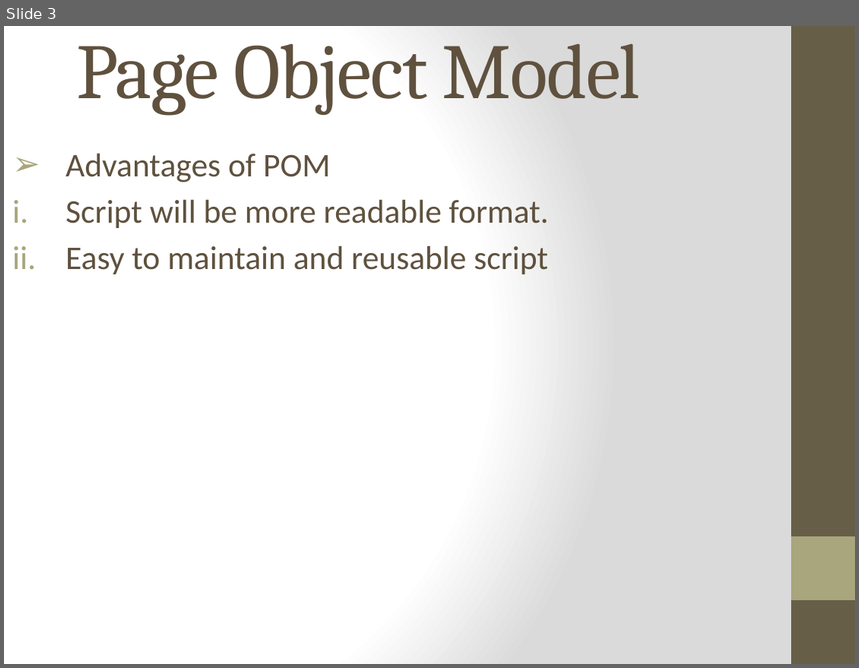
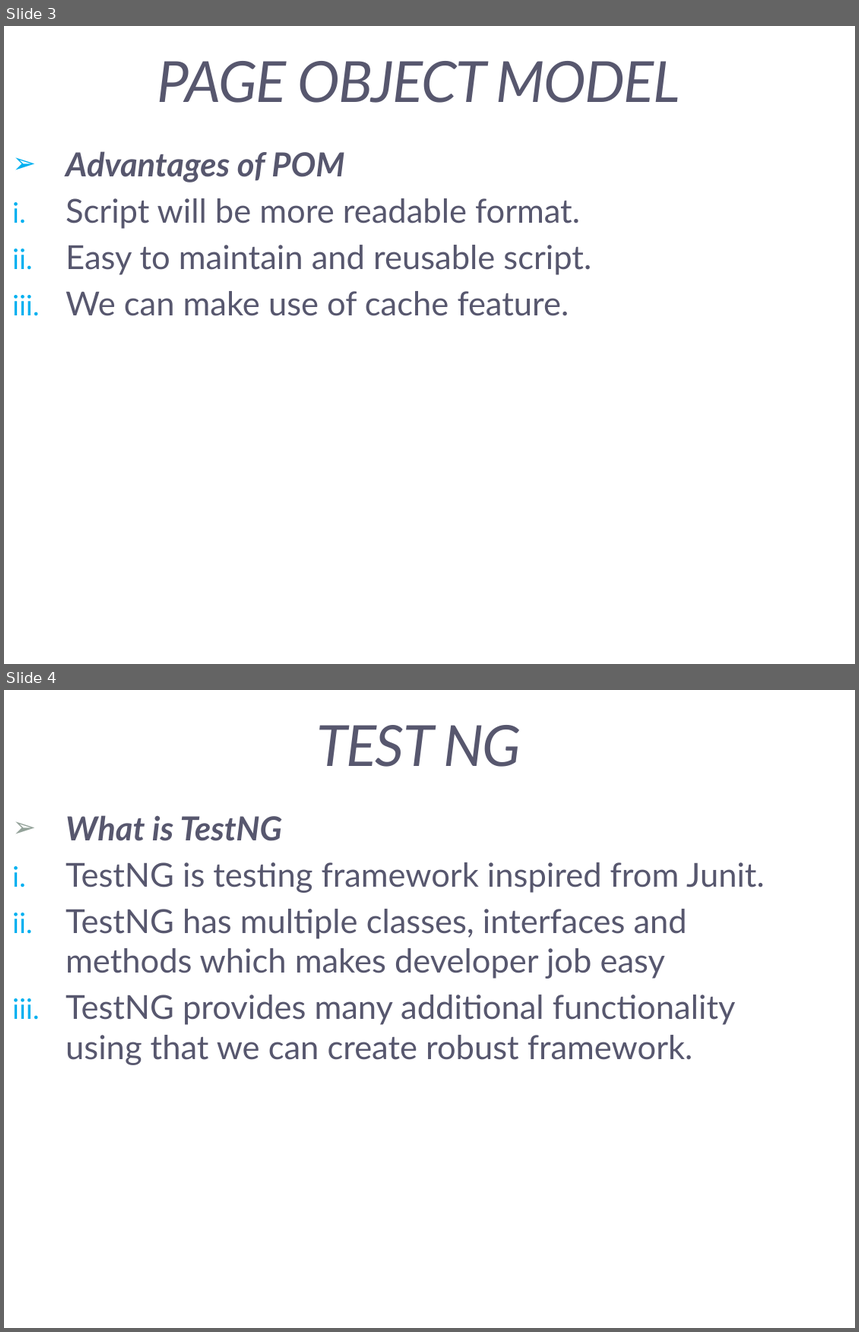
Before and after one commit to Evvans/Selenium-TestNG-Maven-Extent-Report, a slide deck: Page Object Model.pptx. Shown one above the other, each under a label of ours: slide 3 before the commit, slides 3 and 4 after it. The pictures are 859x668 and 859x1332 pixels, drawn with LibreOffice and Linux fonts; fonts in the diff are those of the drawing. Boxes give left, top, right and bottom in pixels: in the first picture for what was removed or moved away, otherwise in the second. Text is boxed around its words. In the diff, an @@ line names an element or a change of style, - is before the commit and + after.

```diff
--- a/Page Object Model.pptx
+++ b/Page Object Model.pptx
@@ slide 4 added at [4,690,855,1328], background #FFFFFF @@
@@ title added at [316,725,521,767], 48 pt, text #57576E, italic @@
+TEST NG
@@ subtitle added at [66,815,765,1065], 28 pt, text #57576E @@
+➢ What is TestNG
+i. TestNG is testing framework inspired from Junit.
+ii. TestNG has multiple classes, interfaces and methods which makes developer job easy
+iii. TestNG provides many additional functionality using that we can create robust framework.
@@ slide 3 changed as well @@
@@ background gradient #FFFFFF to #DADADA to #FFFFFF @@
@@ rectangle removed at [791,26,855,664] @@
@@ title at [158,61,680,103]: text changed; size 66 to 48 pt; font Cambria to Lato; text colour #5F513E to #57576E; italic on @@
-Page Object Model
+PAGE OBJECT MODEL
@@ subtitle at [66,151,580,229]: font Calibri to Lato, text colour #5F513E to #57576E in "Advantages of POM", "Script will be more readable format."; bold on, italic on in "Advantages of POM"; bullet colour #A9A57C to #00B0F0 @@
@@ subtitle at [66,245,591,316]: text changed; font Calibri to Lato; text colour #5F513E to #57576E @@
-ii. Easy to maintain and reusable script
+ii. Easy to maintain and reusable script.
+iii. We can make use of cache feature.
@@ rectangle removed at [791,537,855,601] @@
```
Also in this commit, not shown: 2 other slides changed, 3 other slides added, 26 other files.
